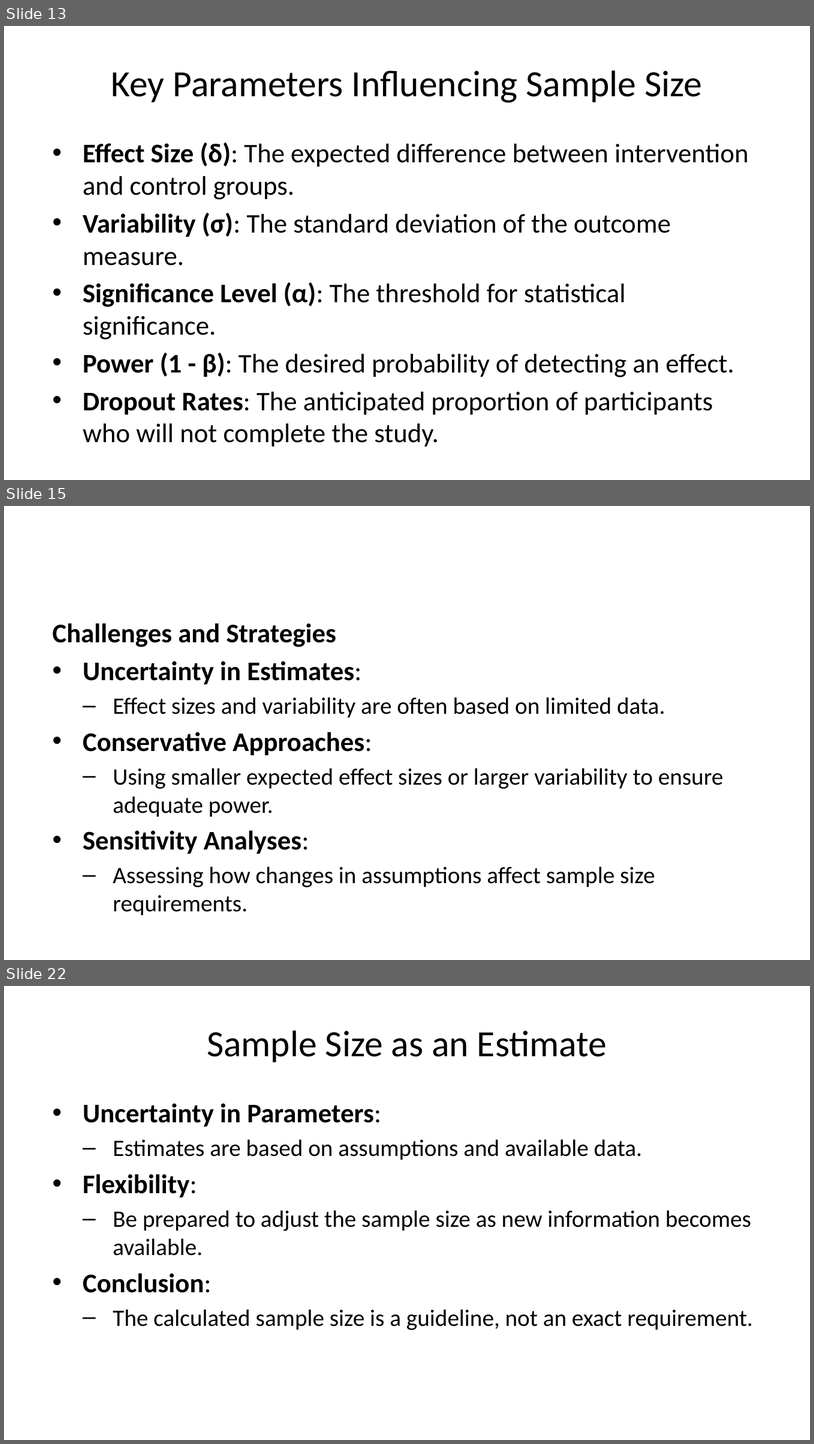
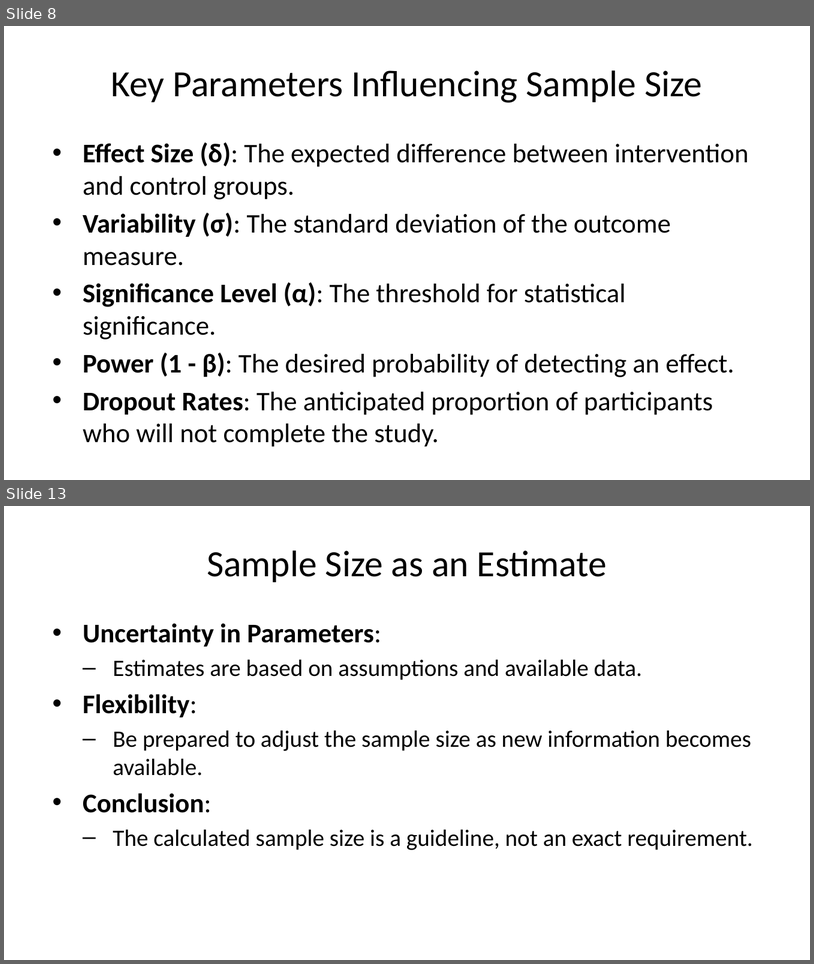
Before and after one commit to MartynK/SampsizeSlides, a slide deck: inst/SampleSizeCalcOverview.pptx. Shown one above the other, each under a label of ours: slides 13, 15 and 22 before the commit, slides 8 and 13 after it; the slides between them are not shown. The pictures are 814x1444 and 814x964 pixels, drawn with LibreOffice and Linux fonts; fonts in the diff are those of the drawing. Boxes give left, top, right and bottom in pixels: in the first picture for what was removed or moved away, otherwise in the second. Text is boxed around its words. In the diff, an @@ line names an element or a change of style, - is before the commit and + after.

```diff
--- a/inst/SampleSizeCalcOverview.pptx
+++ b/inst/SampleSizeCalcOverview.pptx
@@ slide 15 removed at [4,506,810,960], background #FFFFFF @@
@@ text removed at [53,623,724,915] @@
-Challenges and Strategies
-• Uncertainty in Estimates:
-  – Effect sizes and variability are often based on limited data.
-• Conservative Approaches:
-  – Using smaller expected effect sizes or larger variability to ensure adequate power.
-• Sensitivity Analyses:
-  – Assessing how changes in assumptions affect sample size requirements.
@@ what was slide 13 is now slide 8 @@
@@ what was slide 22 is now slide 13 @@
```
Also in this commit, not shown: 14 slides changed, 2 slides added, 16 other slides removed, 6 other files.
